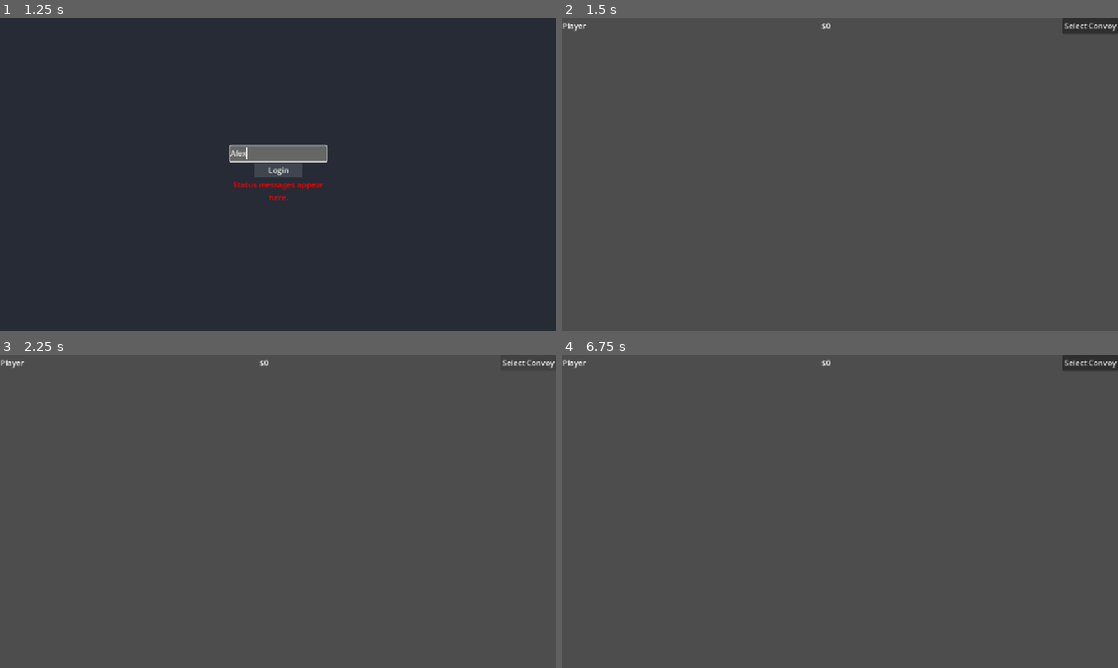
Above: before the commit, frames 1-4 (two rows, left to right).
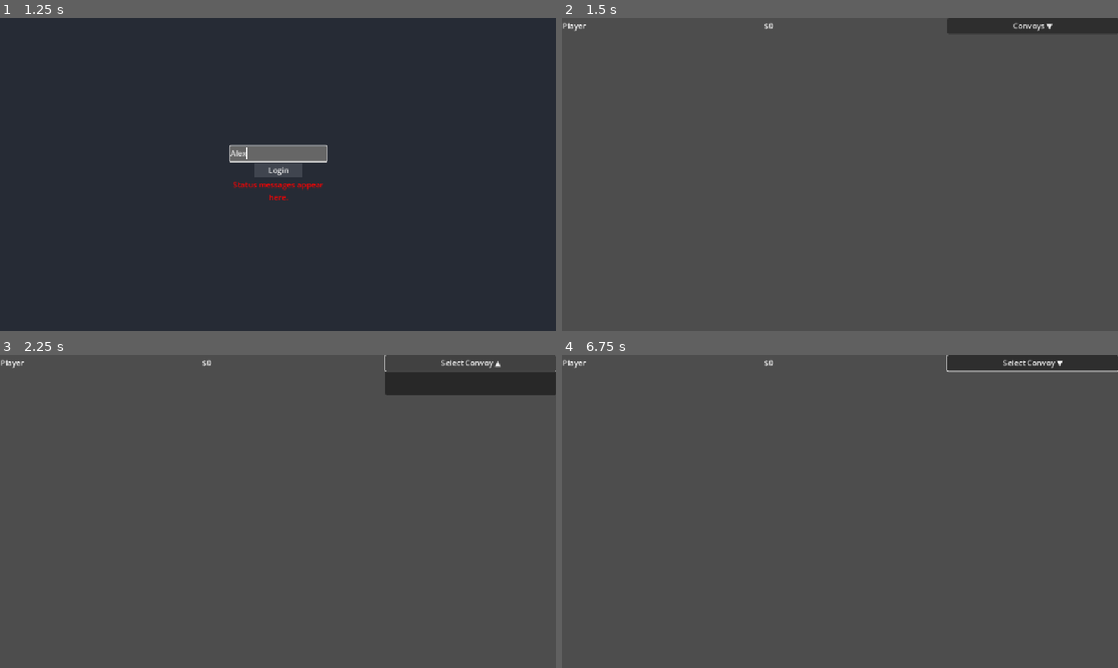
Above: after the commit, the same moments.

Repository: OoriData/DF_Godot
Game: Godot game, scene res://Scenes/GameRoot.tscn
The game is run twice, just before and just after one commit, with the same random seed, the same clock (stepped at 60 frames per second) and the same inputs.
Inputs (mouse positions are in pixels of both pictures, inside the frame that each line leads up to):
- Up to frame 1 (1.25 s): click (278, 152) at 0.52 s; type "Alex" at 0.6 s
- Up to frame 2 (1.5 s): click "Login" at 1.25 s
- Up to frame 3 (2.25 s): click (528, 361) at 2 s, where only the run before the commit has a clickable "Select Convoy"
- Up to frame 4 (6.75 s): click (1034, 361) at 2.75 s, where only the run after the commit has a clickable "Select Convoy ▲"; click (1090, 361) at 3.5 s, where only the run before the commit has a clickable "Select Convoy"; click (1034, 361) at 4.25 s, where only the run after the commit has a clickable "Select Convoy ▲"; click (1090, 361) at 5 s, where only the run before the commit has a clickable "Select Convoy"; click (1034, 361) at 5.75 s, where only the run after the commit has a clickable "Select Convoy ▲"; tap Enter (ui_accept) at 6.5 s; move the mouse to (962, 495) at 6.52 s; click (962, 495) at 6.67 s

Frame 1 is identical in both runs. In frame 2, 1.1% of the frame differs, in the area x 36-100%, y 0-5%; in frame 3, 2.5%, in the area x 36-100%, y 0-13%; in frame 4, 1.3%.

Commit message:
Nav bar camera harmony

Diff:
--- a/Scenes/ConvoyListPanel.tscn
+++ b/Scenes/ConvoyListPanel.tscn
@@ -1,14 +1,15 @@
 [gd_scene load_steps=2 format=3 uid="uid://dkvjop71jseg6"]
 
-[ext_resource type="Script" uid="uid://pnchtjdqye7r" path="res://Scripts/UI/convoy_list_panel.gd" id="1_7so3h"]
+[ext_resource type="Script" uid="uid://d1gl1k4yeqmp8" path="res://Scripts/UI/convoy_list_panel.gd" id="1_7so3h"]
 
 [node name="ConvoyListPanel" type="VBoxContainer"]
+size_flags_horizontal = 3
 size_flags_vertical = 4
 script = ExtResource("1_7so3h")
 
 [node name="ToggleButton" type="Button" parent="."]
-custom_minimum_size = Vector2(120, 0)
 layout_mode = 2
+size_flags_horizontal = 3
 text = "Convoys ▼"
 
 [node name="ConvoyPopup" type="PopupPanel" parent="."]
@@ -18,6 +19,10 @@
 anchors_preset = 15
 anchor_right = 1.0
 anchor_bottom = 1.0
+offset_left = 4.0
+offset_top = 4.0
+offset_right = 96.0
+offset_bottom = 96.0
 grow_horizontal = 2
 grow_vertical = 2
 
--- a/Scenes/UserInfoDisplay.tscn
+++ b/Scenes/UserInfoDisplay.tscn
@@ -1,22 +1,15 @@
 [gd_scene load_steps=3 format=3 uid="uid://c5w2h7q3g6y0x"]
 
-[ext_resource type="Script" path="res://Scripts/UI/user_info_display.gd" id="1_83a3p"]
+[ext_resource type="Script" uid="uid://45xep8fdnf13" path="res://Scripts/UI/user_info_display.gd" id="1_83a3p"]
+[ext_resource type="PackedScene" uid="uid://dkvjop71jseg6" path="res://Scenes/ConvoyListPanel.tscn" id="2_y7b05"]
 
 [node name="UserInfoDisplay" type="HBoxContainer"]
-script = ExtResource("1_83a3p")
-anchor_left = 0.0
-anchor_top = 0.0
+z_index = 10
+anchors_preset = 10
 anchor_right = 1.0
-anchor_bottom = 0.0
-offset_left = 0.0
-offset_top = 0.0
-offset_right = 0.0
 offset_bottom = 60.0
 grow_horizontal = 2
-anchor_right = 1.0
-offset_right = 0.0
-grow_horizontal = 2
-z_index = 10
+script = ExtResource("1_83a3p")
 
 [node name="UsernameLabel" type="Label" parent="."]
 layout_mode = 2
@@ -40,7 +33,5 @@
 layout_mode = 2
 size_flags_horizontal = 3
 
-[node name="ConvoyMenuButton" type="MenuButton" parent="."]
+[node name="ConvoyListPanel" parent="." instance=ExtResource("2_y7b05")]
 layout_mode = 2
-text = "Select Convoy"
-flat = false
--- a/Scripts/Map/map_camera_controller.gd
+++ b/Scripts/Map/map_camera_controller.gd
@@ -145,9 +145,15 @@
 
 # Input handling functions (unchanged from your original)
 func handle_input(event: InputEvent) -> bool:
-	# Prevent handling input if a UI element is focused
+	# Prevent handling input if a UI element is focused or the mouse is over an interactive UI control.
 	if get_viewport().gui_get_focus_owner() != null:
 		return false
+	if event is InputEventMouse:
+		var hovered_control = get_viewport().gui_get_hovered_control()
+		if is_instance_valid(hovered_control) and hovered_control.mouse_filter != Control.MOUSE_FILTER_IGNORE:
+			# If the mouse is over a control that is meant to receive input (STOP or PASS),
+			# then the camera should not handle the event.
+			return false
 	if not controls_enabled:
 		return false
 	if not is_instance_valid(camera_node):
--- a/Scripts/Menus/menu_manager.gd
+++ b/Scripts/Menus/menu_manager.gd
@@ -45,6 +45,7 @@
 		printerr("MenuManager: Could not find GameDataManager autoload.")
 
 	# Example: open_main_menu()
+	print("MenuManager Initialized: visible=", visible, ", mouse_filter=", mouse_filter)
 	pass
 
 func _on_gdm_convoy_selection_changed(selected_convoy_data: Variant):
@@ -53,9 +54,13 @@
 	if selected_convoy_data:
 		open_convoy_menu(selected_convoy_data)
 
-func _unhandled_input(event: InputEvent):
+func _input(event: InputEvent):
+	# Only process input if a menu is active and visible.
+	if not visible or not is_instance_valid(current_active_menu):
+		return
+
 	# Global back button (e.g., Escape key)
-	if event.is_action_pressed("ui_cancel") and is_instance_valid(current_active_menu):
+	if event.is_action_pressed("ui_cancel"):
 		go_back()
 		get_viewport().set_input_as_handled()
 
@@ -177,8 +182,8 @@
 			menu_node_control.set_anchors_and_offsets_preset(Control.PRESET_FULL_RECT)
 			menu_node_control.offset_top = top_margin
 
-	# A menu is now active. Allow this manager to receive clicks on its background
-	mouse_filter = MOUSE_FILTER_PASS
+	# A menu is now active. This manager will now intercept all clicks.
+	mouse_filter = MOUSE_FILTER_STOP
 	self.z_index = MENU_MANAGER_ACTIVE_Z_INDEX
 	emit_signal("menu_opened", current_active_menu, menu_type)
 
--- a/Scripts/UI/convoy_list_panel.gd
+++ b/Scripts/UI/convoy_list_panel.gd
@@ -7,34 +7,66 @@
 
 # Add a reference to GameDataManager
 var gdm: Node = null
+
+func _ready():
+	# Diagnostic: Print ToggleButton's global position, size, and rect
+	if has_node("ToggleButton"):
+		var diag_toggle_button = $ToggleButton
+		print("ConvoyListPanel: ToggleButton FOUND. global_position=", diag_toggle_button.global_position, ", size=", diag_toggle_button.size, ", rect_global=", diag_toggle_button.get_global_rect())
+	else:
+		print("ConvoyListPanel: ToggleButton NOT FOUND in ConvoyListPanel!")
+	# Diagnostic: Print all direct children of ConvoyListPanel, their types, and mouse_filter
+	print("ConvoyListPanel: Child diagnostic for self (", name, "):")
+	for child in get_children():
+		if child is Control:
+			print("  Child '", child.name, "' (", child.get_class(), ") mouse_filter=", child.mouse_filter, " visible=", child.visible)
+		else:
+			print("  Child '", child.name, "' (", child.get_class(), ") [not Control]")
+	# Set mouse_filter=IGNORE on non-interactive siblings in TopBar
+	var topbar_parent = get_parent()
+	if topbar_parent:
+		for sibling in topbar_parent.get_children():
+			if sibling != self and sibling is Control:
+				if sibling.get_class() in ["VSeparator", "Control"]:
+					sibling.mouse_filter = Control.MOUSE_FILTER_IGNORE
+					print("ConvoyListPanel: Set mouse_filter=IGNORE on sibling '", sibling.name, "' (", sibling.get_class(), ")")
+	# Diagnostic: Print all siblings in parent (TopBar), their types, and mouse_filter
+	var parent = get_parent()
+	if parent:
+		print("ConvoyListPanel: Sibling diagnostic for parent node '", parent.name, "' (", parent.get_class(), "):")
+		for sibling in parent.get_children():
+			if sibling is Control:
+				print("  Sibling '", sibling.name, "' (", sibling.get_class(), ") mouse_filter=", sibling.mouse_filter, " visible=", sibling.visible)
+			else:
+				print("  Sibling '", sibling.name, "' (", sibling.get_class(), ") [not Control]")
+
+	# Set mouse_filter to STOP so this panel receives input
+	mouse_filter = Control.MOUSE_FILTER_STOP
+	print("ConvoyListPanel: Set mouse_filter=STOP on self (should now receive input)")
+
+	# Diagnostic: Print mouse_filter for all parents up to root
+	var node = self
+	var depth = 0
+	while node:
+		if node is Control:
+			print("ConvoyListPanel: Parent at depth ", depth, ": ", node.name, " (", node.get_class(), ") mouse_filter=", node.mouse_filter)
+		node = node.get_parent()
+		depth += 1
+	set_process_input(true)
 func _input(event):
 	if event is InputEventMouseButton and event.pressed:
-		print("ConvoyListPanel: MouseButton pressed at ", event.position)
-
-
-func _ready():
+		print("ConvoyListPanel: _input() received mouse event: ", event)
+	# Set mouse filter to STOP so this panel receives mouse input (for dropdowns/buttons)
 	mouse_filter = Control.MOUSE_FILTER_STOP
-	# Diagnostics for parent containers
-	var parent = get_parent()
-	if parent:
-		print("ConvoyListPanel: Parent node:", parent.name, "type:", parent.get_class())
-		if parent.has_method("set_mouse_filter"):
-			parent.mouse_filter = Control.MOUSE_FILTER_PASS
-			print("ConvoyListPanel: Set mouse_filter=PASS on parent:", parent.name)
-		# Check grandparent as well
-		var grandparent = parent.get_parent()
-		if grandparent:
-			print("ConvoyListPanel: Grandparent node:", grandparent.name, "type:", grandparent.get_class())
-			if grandparent.has_method("set_mouse_filter"):
-				grandparent.mouse_filter = Control.MOUSE_FILTER_PASS
-				print("ConvoyListPanel: Set mouse_filter=PASS on grandparent:", grandparent.name)
-	print("ConvoyListPanel: _ready() visible:", visible)
+
 	# More robust node checks.
 	if not is_instance_valid(toggle_button) or not is_instance_valid(convoy_popup) or not is_instance_valid(list_item_container):
 		printerr("ConvoyListPanel: One or more required child nodes are missing. Check scene setup.")
 		return
 
+
 	toggle_button.pressed.connect(_on_toggle_button_pressed)
+	toggle_button.pressed.connect(func(): print("ConvoyListPanel: ToggleButton pressed!")) # DIAGNOSTIC
 	# The popup hides itself when focus is lost. We connect to its signal to update our button.
 	convoy_popup.popup_hide.connect(_on_popup_hide)
 
@@ -56,23 +88,21 @@
 	# Add this block to connect to GameDataManager's convoy_data_updated signal
 	gdm = get_node_or_null("/root/GameDataManager")
 	if is_instance_valid(gdm):
-		if not gdm.is_connected("convoy_data_updated", _on_convoy_data_updated):
-			gdm.convoy_data_updated.connect(_on_convoy_data_updated)
+		if not gdm.is_connected("convoy_data_updated", Callable(self, "_on_convoy_data_updated")):
+			gdm.convoy_data_updated.connect(Callable(self, "_on_convoy_data_updated"))
 		# NEW: Connect to a signal that fires when the selected convoy changes.
 		# This allows the dropdown to update itself from anywhere in the game.
 		if gdm.has_signal("convoy_selection_changed"):
-			if not gdm.is_connected("convoy_selection_changed", _on_convoy_selection_changed):
-				gdm.convoy_selection_changed.connect(_on_convoy_selection_changed)
+			if not gdm.is_connected("convoy_selection_changed", Callable(self, "_on_convoy_selection_changed")):
+				gdm.convoy_selection_changed.connect(Callable(self, "_on_convoy_selection_changed"))
 		else:
 			printerr("ConvoyListPanel: GameDataManager is missing 'convoy_selection_changed' signal.")
 
-		# Optionally, request a refresh if you want the list to populate on startup:
-		# gdm.request_convoy_data_refresh()
-		# NEW: Immediately populate with current data from GameDataManager.
-		# This ensures the list is not empty when the game starts.
+		# Immediately populate with current data from GameDataManager if it's already loaded.
 		if gdm.has_method("get_all_convoys"):
 			var convoys = gdm.get_all_convoys()
-			populate_convoy_list(convoys)
+			if not convoys.is_empty():
+				populate_convoy_list(convoys)
 		if gdm.has_method("get_selected_convoy"):
 			var selected = gdm.get_selected_convoy()
 			_on_convoy_selection_changed(selected)
@@ -89,24 +119,25 @@
 	if convoy_popup.is_visible():
 		convoy_popup.hide()
 	else:
-		# Set a size for the popup before showing it. This prevents it from
-		# being too small if there are few items, or too large if there are many.
 		var item_count = max(1, list_item_container.get_child_count()) # Avoid 0
 		var popup_height = clamp(item_count * 30 + 10, 50, 300) # e.g., 30px per item + padding
 		convoy_popup.size = Vector2(toggle_button.size.x, popup_height)
 
-		# Show the popup. In Godot 4, we manually set the global position.
-		# The `popup_below_node` function from Godot 3 does not exist.
-		# Since the PopupPanel is embedded in a container, we must set its local `position`, not `global_position`.
-		# We calculate the position relative to its parent container.
-		convoy_popup.position = toggle_button.position + Vector2(0, toggle_button.size.y)
-		convoy_popup.popup()
+
+		# Use popup(Rect2i) for robust positioning in Godot 4.
+		# This positions the popup relative to the viewport, using global coordinates.
+		var button_rect = toggle_button.get_global_rect()
+		# Position the popup to start at the bottom-left of the button.
+		var popup_position = Vector2(button_rect.position.x, button_rect.end.y)
+		convoy_popup.popup(Rect2i(popup_position, convoy_popup.size))
+
 		# Update button text to show it's open
 		if toggle_button.text.ends_with("▼"):
 			toggle_button.text = toggle_button.text.replace("▼", "▲")
 
 func _on_popup_hide() -> void:
 	"""Called when the PopupPanel is hidden for any reason (selection, clicked away)."""
+
 	# Update button text to show it's closed
 	if toggle_button.text.ends_with("▲"):
 		toggle_button.text = toggle_button.text.replace("▲", "▼")
--- a/Scripts/UI/game_screen_manager.gd
+++ b/Scripts/UI/game_screen_manager.gd
@@ -53,6 +53,3 @@
 		printerr("GameScreenManager: MainScreen is missing the 'set_map_interactive' method.")
 
 	print("GameScreenManager: Switched to Main Screen.")
-
-func _process(delta):
-	print("DEBUG: MainScreen is processing...")
--- a/Scripts/UI/main_screen.gd
+++ b/Scripts/UI/main_screen.gd
@@ -5,6 +5,7 @@
 @onready var map_view = $MainContainer/MainContent/MapView
 @onready var menu_container = $MainContainer/MainContent/MenuContainer
 @onready var top_bar = $MainContainer/TopBar
+@onready var main_container = $MainContainer
 
 # Preload the different menu scenes we might want to show
 var convoy_menu_scene = preload("res://Scenes/ConvoyMenu.tscn")
@@ -13,9 +14,10 @@
 
 var current_menu = null
 
-@onready var main_container = $MainContainer
-# ...existing code...
+@onready var main_content = $MainContainer/MainContent
+
 func _ready():
+	mouse_filter = Control.MOUSE_FILTER_PASS
 	# --- Node Validation ---
 	if not is_instance_valid(map_view):
 		printerr("MainScreen Error: 'map_view' node not found. Check path in main_screen.gd.")
@@ -25,10 +27,11 @@
 		printerr("MainScreen Error: 'top_bar' node not found. Check path in main_screen.gd.")
 		return # Cannot connect button if top_bar is missing
 
-	# NEW: Allow mouse input to pass through this container to its children (e.g., MapView).
-	mouse_filter = Control.MOUSE_FILTER_IGNORE
+	# Allow mouse input to pass through containers to their children.
 	if is_instance_valid(main_container):
-		main_container.mouse_filter = Control.MOUSE_FILTER_IGNORE
+		main_container.mouse_filter = Control.MOUSE_FILTER_PASS
+	if is_instance_valid(main_content):
+		main_content.mouse_filter = Control.MOUSE_FILTER_PASS
 
 	# Start with the menu hidden and the map taking up the full width.
 	hide_menu()
--- a/Scripts/UI/user_info_display.gd
+++ b/Scripts/UI/user_info_display.gd
@@ -5,7 +5,6 @@
 
 @onready var username_label: Label = $UsernameLabel
 @onready var user_money_label: Label = $UserMoneyLabel
-@onready var convoy_menu_button: MenuButton = $ConvoyMenuButton
 
 # Store original font sizes to scale them from a clean base
 var _original_username_font_size: int
@@ -14,26 +13,16 @@
 var gdm: Node
 
 func _ready() -> void:
-	# Ensure UserInfoDisplay and all child Control nodes do not block input to ConvoyMenuButton
 	mouse_filter = Control.MOUSE_FILTER_PASS
 	for child in get_children():
-		if child is Control and child != convoy_menu_button:
+		if child is Control:
 			child.mouse_filter = Control.MOUSE_FILTER_PASS
 			print("UserInfoDisplay: Set mouse_filter=PASS on child Control node:", child.name)
-	# Diagnostics for convoy_menu_button
-	print("[DIAG] UserInfoDisplay: convoy_menu_button mouse_filter:", convoy_menu_button.mouse_filter)
-	print("[DIAG] UserInfoDisplay: convoy_menu_button global_position:", convoy_menu_button.global_position, " size:", convoy_menu_button.size)
-	print("[DIAG] UserInfoDisplay: self (UserInfoDisplay) global_position:", global_position, " size:", size)
-	var diag_popup = convoy_menu_button.get_popup()
 	gdm = get_node_or_null("/root/GameDataManager")
 	if is_instance_valid(gdm):
 		# Connect to signals from the GameDataManager
 		if not gdm.is_connected("user_data_updated", _on_user_data_updated):
 			gdm.user_data_updated.connect(_on_user_data_updated)
-		if not gdm.is_connected("convoy_data_updated", _on_convoy_data_updated):
-			gdm.convoy_data_updated.connect(_on_convoy_data_updated)
-		if not gdm.is_connected("convoy_selection_changed", _on_convoy_selection_changed):
-			gdm.convoy_selection_changed.connect(_on_convoy_selection_changed)
 
 		# Connect to the global UI scale manager
 		if Engine.has_singleton("ui_scale_manager"):
@@ -49,41 +38,7 @@
 	else:
 		printerr("UserInfoDisplay: Could not find GameDataManager.")
 
-	# Connect to the menu button's popup signal
-	var popup = convoy_menu_button.get_popup()
-	if not popup.is_connected("id_pressed", _on_convoy_menu_item_pressed):
-		popup.id_pressed.connect(_on_convoy_menu_item_pressed)
 
-	# Debug: print when the button itself is pressed
-	if not convoy_menu_button.is_connected("pressed", _on_convoy_menu_button_pressed_debug):
-		convoy_menu_button.pressed.connect(_on_convoy_menu_button_pressed_debug)
-
-func _on_convoy_menu_button_pressed_debug():
-	print("[DEBUG] ConvoyMenuButton was pressed!")
-
-	_update_display() # Initial update
-
-	# Print the full UI tree and mouse_filter values after a short delay to ensure all UI is loaded
-	await get_tree().process_frame
-	await get_tree().process_frame
-	print("[DIAG] FULL UI TREE (after login):")
-	_print_ui_tree(get_tree().root, 0)
-
-	# Print all CanvasLayer nodes and their layer property
-	print("[DIAG] CanvasLayer order:")
-	_print_canvas_layers(get_tree().root)
-
-	# Print layer property for known CanvasLayer nodes by name
-	var root = get_tree().root
-	var screen_space_ui = root.find_child("ScreenSpaceUI", true, false)
-	var ui_manager_node = root.find_child("UIManagerNode", true, false)
-	var menu_ui_layer = root.find_child("MenuUILayer", true, false)
-	if screen_space_ui and screen_space_ui is CanvasLayer:
-		print("[DIAG] ScreenSpaceUI.layer:", screen_space_ui.layer)
-	if ui_manager_node and ui_manager_node is CanvasLayer:
-		print("[DIAG] UIManagerNode.layer:", ui_manager_node.layer)
-	if menu_ui_layer and menu_ui_layer is CanvasLayer:
-		print("[DIAG] MenuUILayer.layer:", menu_ui_layer.layer)
 
 func _print_canvas_layers(node: Node):
 	if node is CanvasLayer:
@@ -107,43 +62,6 @@
 func _on_user_data_updated(user_data: Dictionary):
 	_update_display()
 
-func _on_convoy_data_updated(all_convoy_data: Array) -> void:
-	var popup = convoy_menu_button.get_popup()
-	popup.clear()
-
-	if all_convoy_data.is_empty():
-		popup.add_item("No Convoys Available")
-		popup.set_item_disabled(0, true)
-	else:
-		for i in range(all_convoy_data.size()):
-			var convoy_data: Dictionary = all_convoy_data[i]
-			var convoy_name = convoy_data.get("convoy_name", "Unnamed Convoy")
-			var convoy_id = convoy_data.get("convoy_id", "")
-
-			popup.add_item(convoy_name, i)
-			# Store the actual convoy_id in the item's metadata for later retrieval
-			popup.set_item_metadata(i, convoy_id)
-
-	# After updating the list, update the button text based on current selection
-	_on_convoy_selection_changed(gdm.get_selected_convoy())
-
-func _on_convoy_selection_changed(selected_convoy_data: Variant) -> void:
-	if selected_convoy_data is Dictionary:
-		var convoy_name = selected_convoy_data.get("convoy_name", "Unnamed Convoy")
-		convoy_menu_button.text = "Convoy: %s" % convoy_name
-	else:
-		convoy_menu_button.text = "Select Convoy"
-
-func _on_convoy_menu_item_pressed(index: int) -> void:
-	var popup = convoy_menu_button.get_popup()
-	var convoy_id_variant = popup.get_item_metadata(index)
-	if convoy_id_variant:
-		var convoy_id_str = str(convoy_id_variant)
-		# Tell the GameDataManager to select this convoy.
-		# Set allow_toggle to false to ensure selecting from the list always sets the convoy, never deselects.
-		gdm.select_convoy_by_id(convoy_id_str, false)
-		# Emit a signal to tell the main view to open the corresponding menu.
-		emit_signal("convoy_menu_requested", convoy_id_str)
 
 func _on_ui_scale_changed(new_scale: float) -> void:
 	"""Applies the new global UI scale to the font sizes of the labels."""
